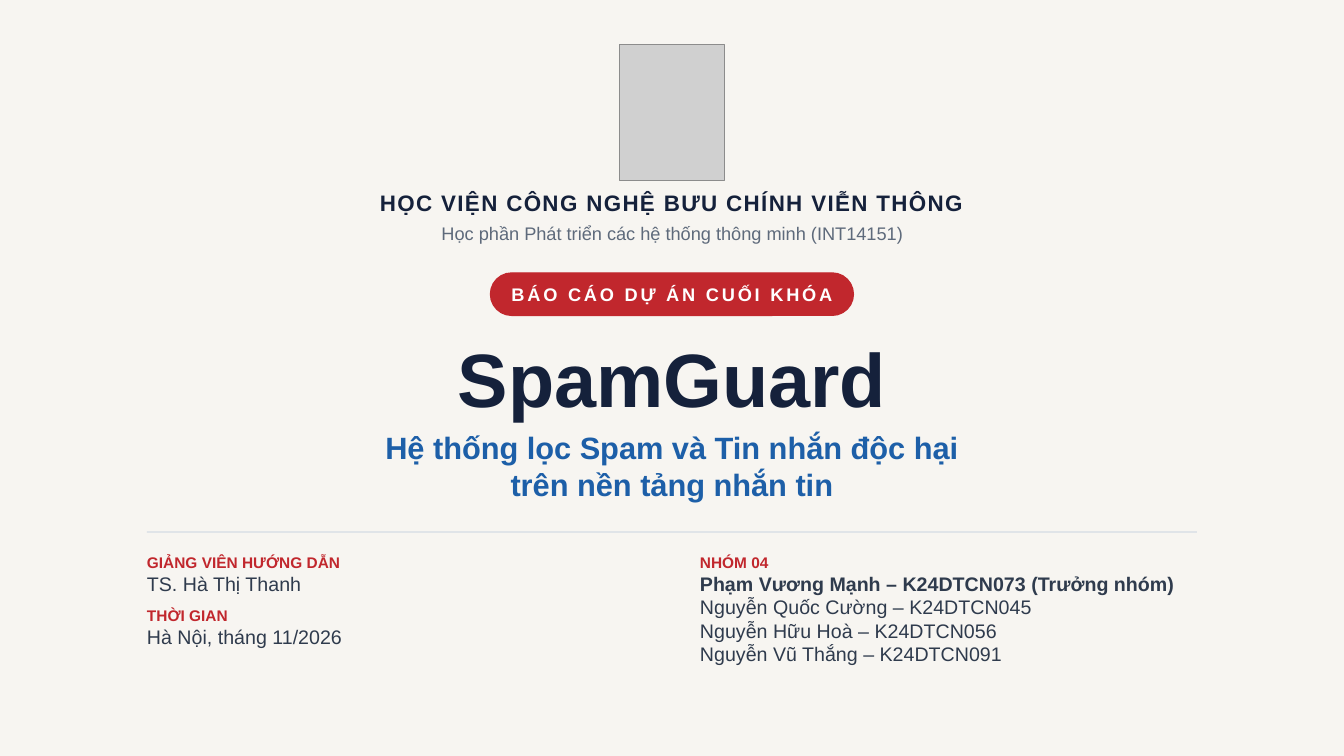
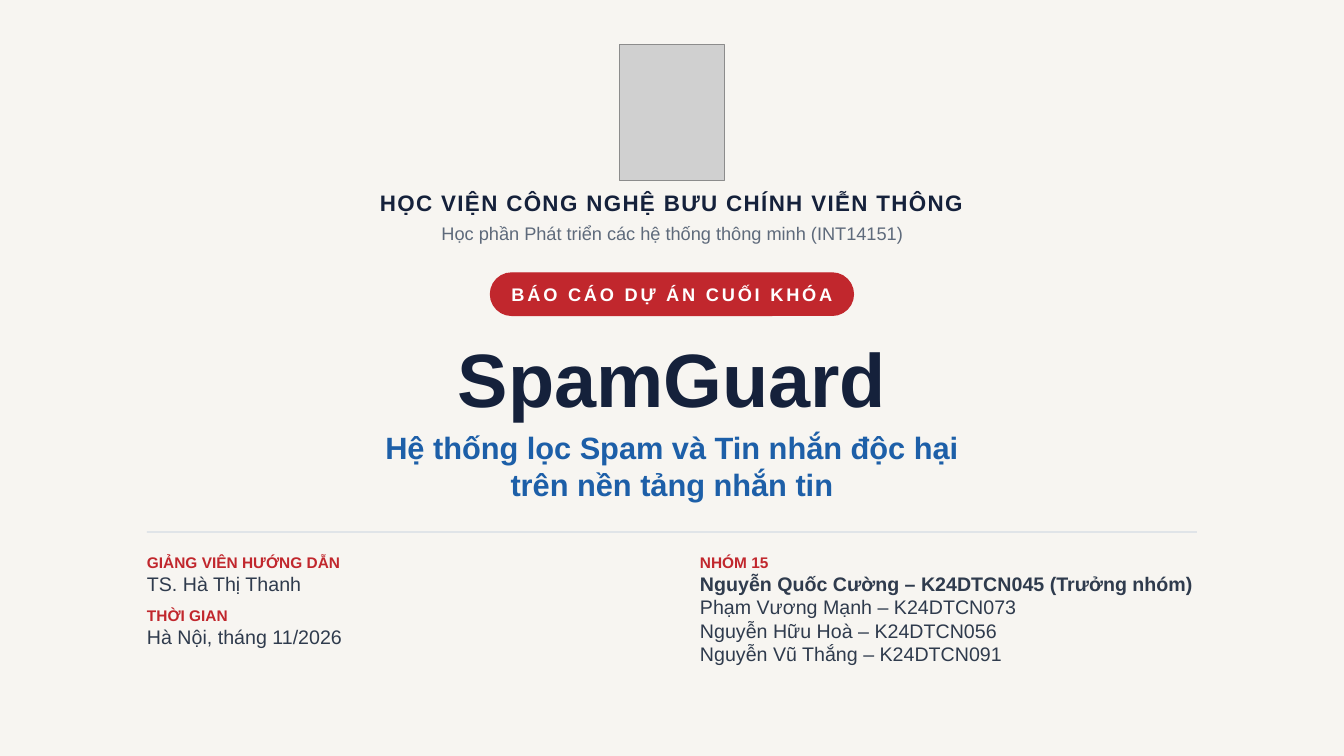
Before and after one commit to ptit-cntt/ptit-httm-spamguard-nhom15, a slide deck: slide 1 of docs/SpamGuard_Slides.pptx. Drawn at 1344x756 pixels with LibreOffice and Linux fonts; fonts in the diff are those of the drawing; grey boxes stand for pictures. Boxes give left, top, right and bottom in pixels: in the first picture for what was removed or moved away, otherwise in the second. Text is boxed around its words. In the diff, an @@ line names an element or a change of style, - is before the commit and + after.

```diff
--- a/docs/SpamGuard_Slides.pptx
+++ b/docs/SpamGuard_Slides.pptx
@@ text at (x1=700, y1=555, x2=1192, y2=618): text changed @@
-NHÓM 04
-Phạm Vương Mạnh – K24DTCN073 (Trưởng nhóm)
-Nguyễn Quốc Cường – K24DTCN045
+NHÓM 15
+Nguyễn Quốc Cường – K24DTCN045 (Trưởng nhóm)
+Phạm Vương Mạnh – K24DTCN073
```
Also in this commit, not shown: 15 other slides changed, 6 other files.
